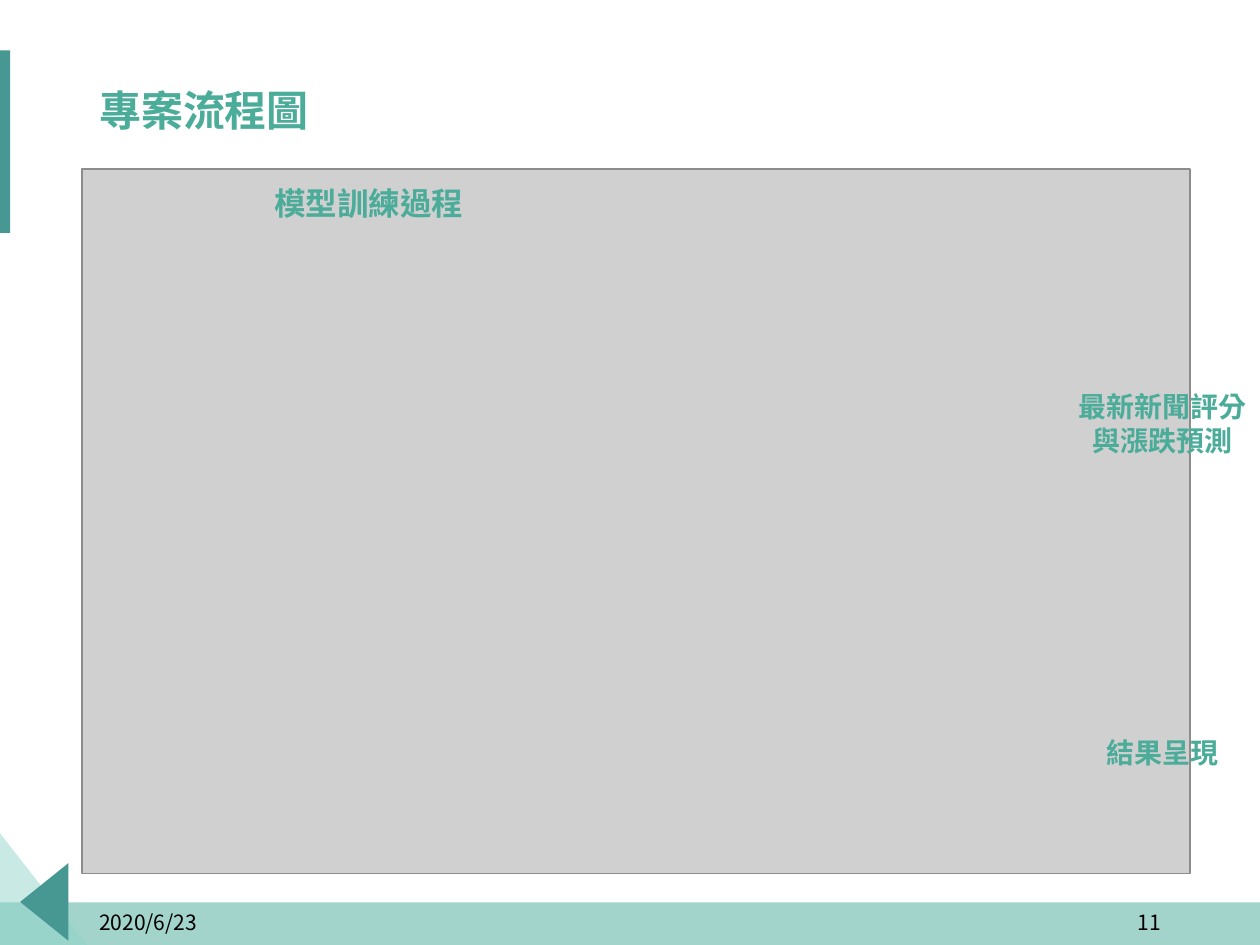
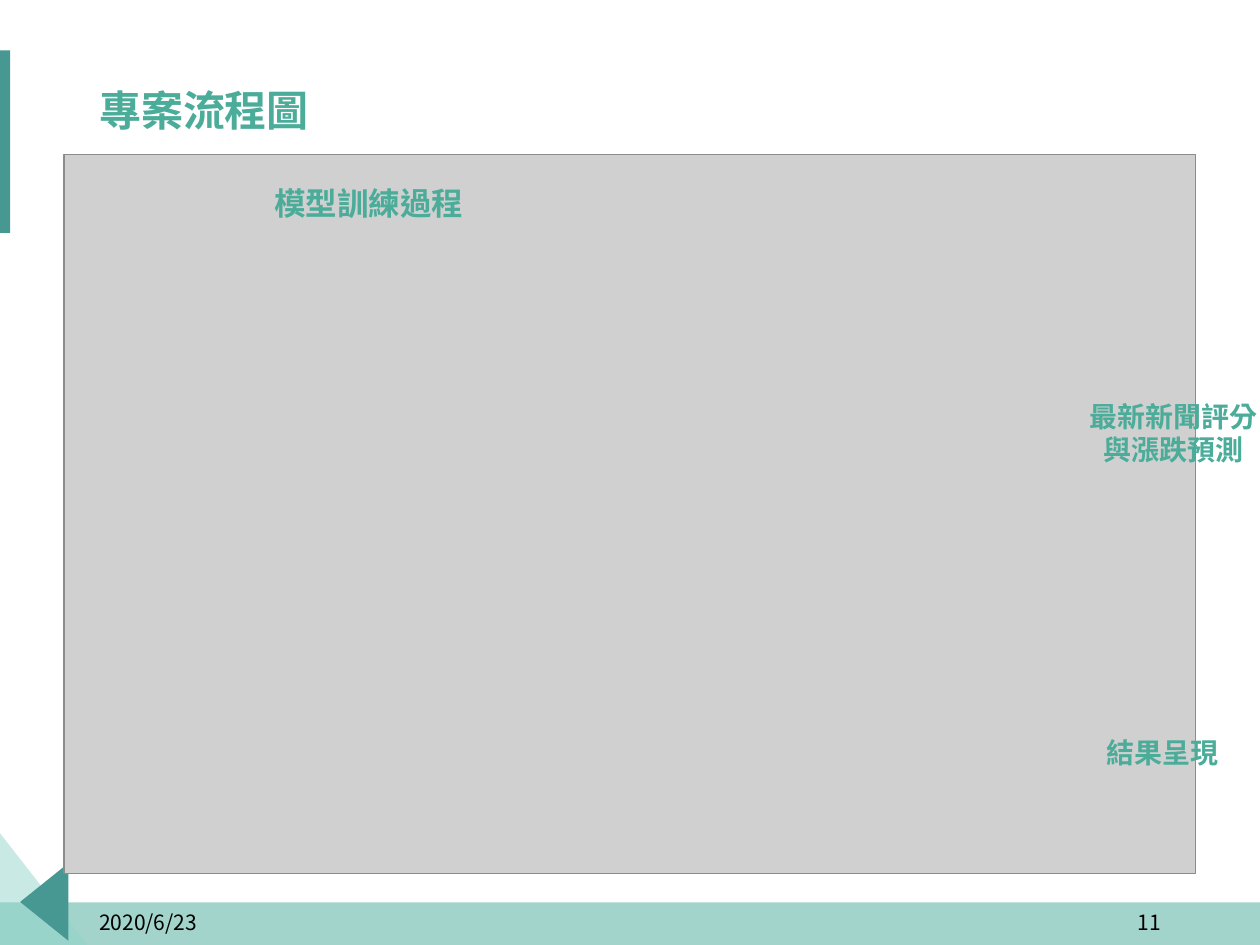
Before and after one commit to p314008dsa/Text-mining, a slide deck: slide 11 of 報告擋/玉山_題目一_組別二.pptx. Drawn at 1260x945 pixels with LibreOffice and Linux fonts; fonts in the diff are those of the drawing; grey boxes stand for pictures; background and template pictures are left out. Boxes give left, top, right and bottom in pixels: in the first picture for what was removed or moved away, otherwise in the second. Text is boxed around its words. In the diff, an @@ line names an element or a change of style, - is before the commit and + after.

```diff
--- a/報告擋/玉山_題目一_組別二.pptx
+++ b/報告擋/玉山_題目一_組別二.pptx
@@ picture: place and size @@
-picture at <box>82,169,1191,873</box>
+picture at <box>64,154,1196,873</box>
@@ text "最新新聞評分 與漲跌預測": place and size @@
-text "最新新聞評分 與漲跌預測" at <box>1079,389,1246,459</box>
+text "最新新聞評分 與漲跌預測" at <box>1090,399,1257,468</box>
```
Also in this commit, not shown: 11 other slides changed, 3 slides added, 2 other files.
